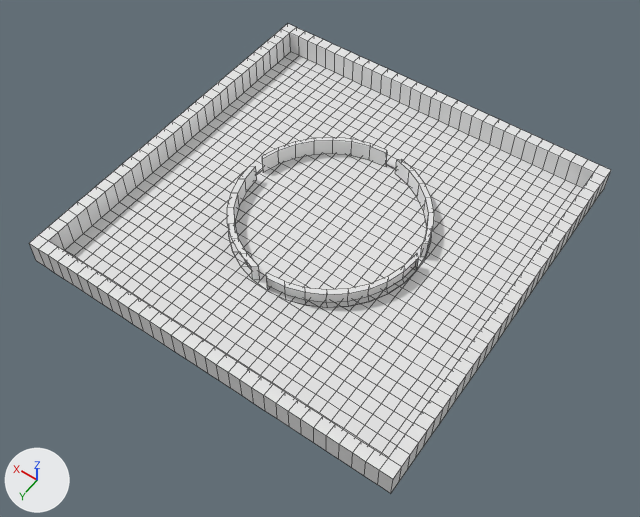
A saved change to the Blender file labyrinth.blend.
One viewpoint serves both versions: a 50 mm lens placed at (-32.1, 46.5, 66.7), pointed at (-1.2, 3.3, -1.3). The axes (+X, +Y, +Z) are drawn at lower left. The lights are the same throughout. Mesh edges are drawn as thin lines.
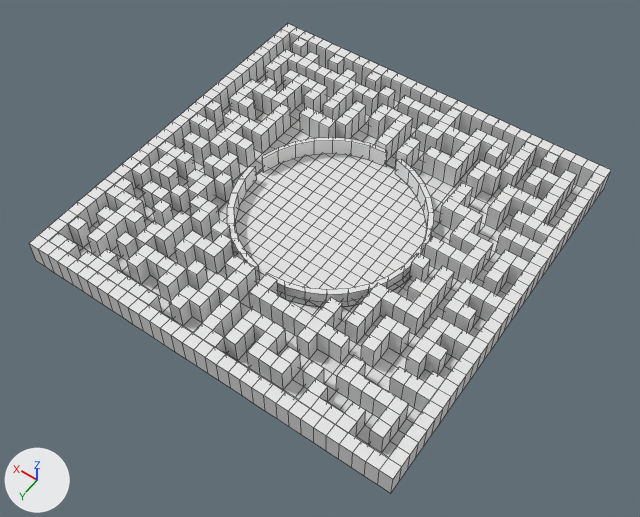
Diff of the bpy script that builds the scene:
```diff
--- a/labyrinth.blend.py
+++ b/labyrinth.blend.py
@@ me_plane @@
 # used by ob_plane; location = (0.0, 0.0, 0.0)
-me_plane.from_pydata(...)  # 1497 vertices, 1396 faces; spans x -20.0..20.0, y -20.0..20.0, z 0.0..2.7
+me_plane.from_pydata(...)  # 2147 vertices, 2066 faces; spans x -20.0..20.0, y -20.0..20.0, z 0.0..2.7
+# me_plane part 1: 650 vertices added at x -18.8..18.8, y -18.8..18.8, z 2.6
```

Changed parts and their boxes (x1, y1, x2, y2) in the pictures (640 x 517 px):
part 1 of me_plane, added: after (49, 38, 577, 453)
